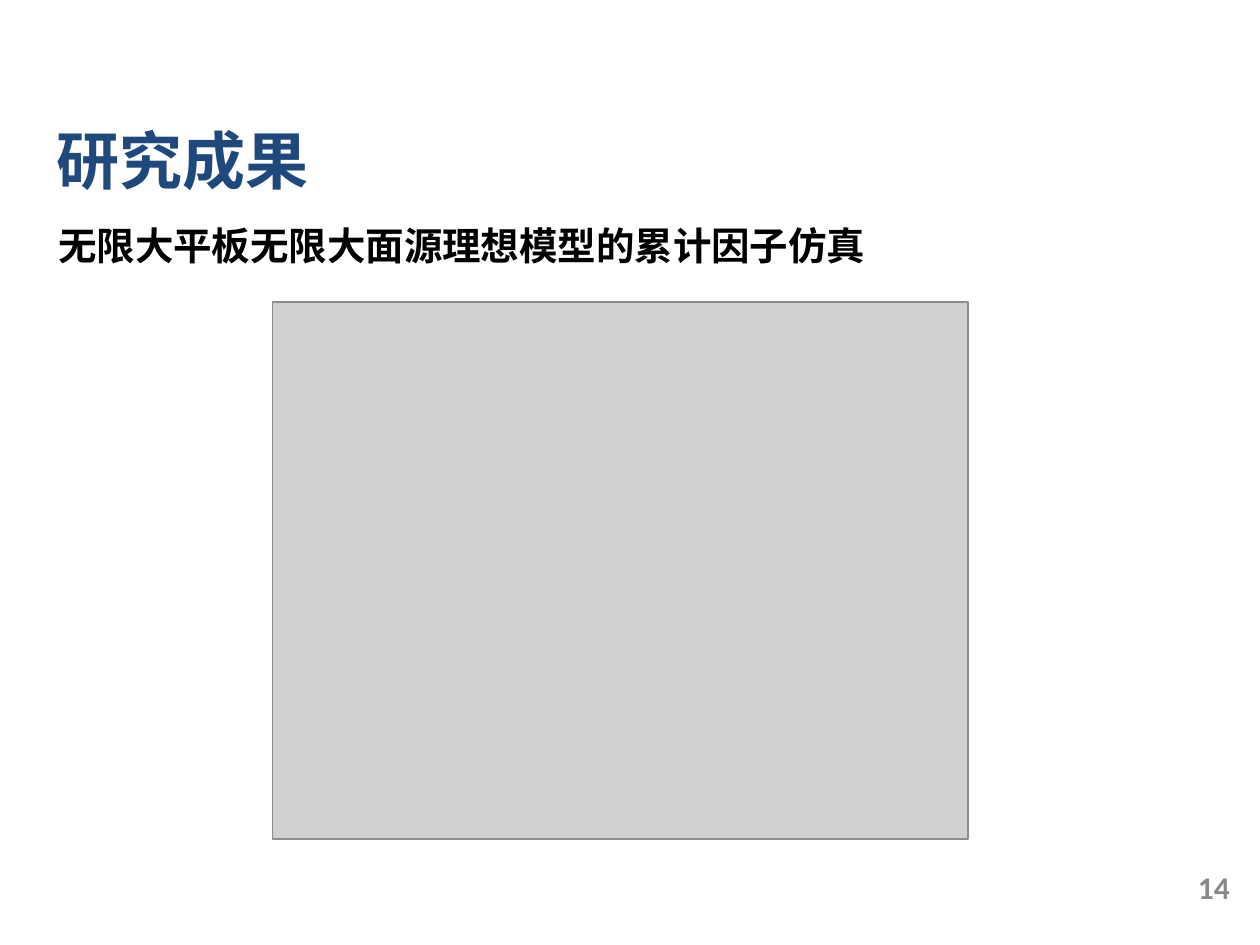
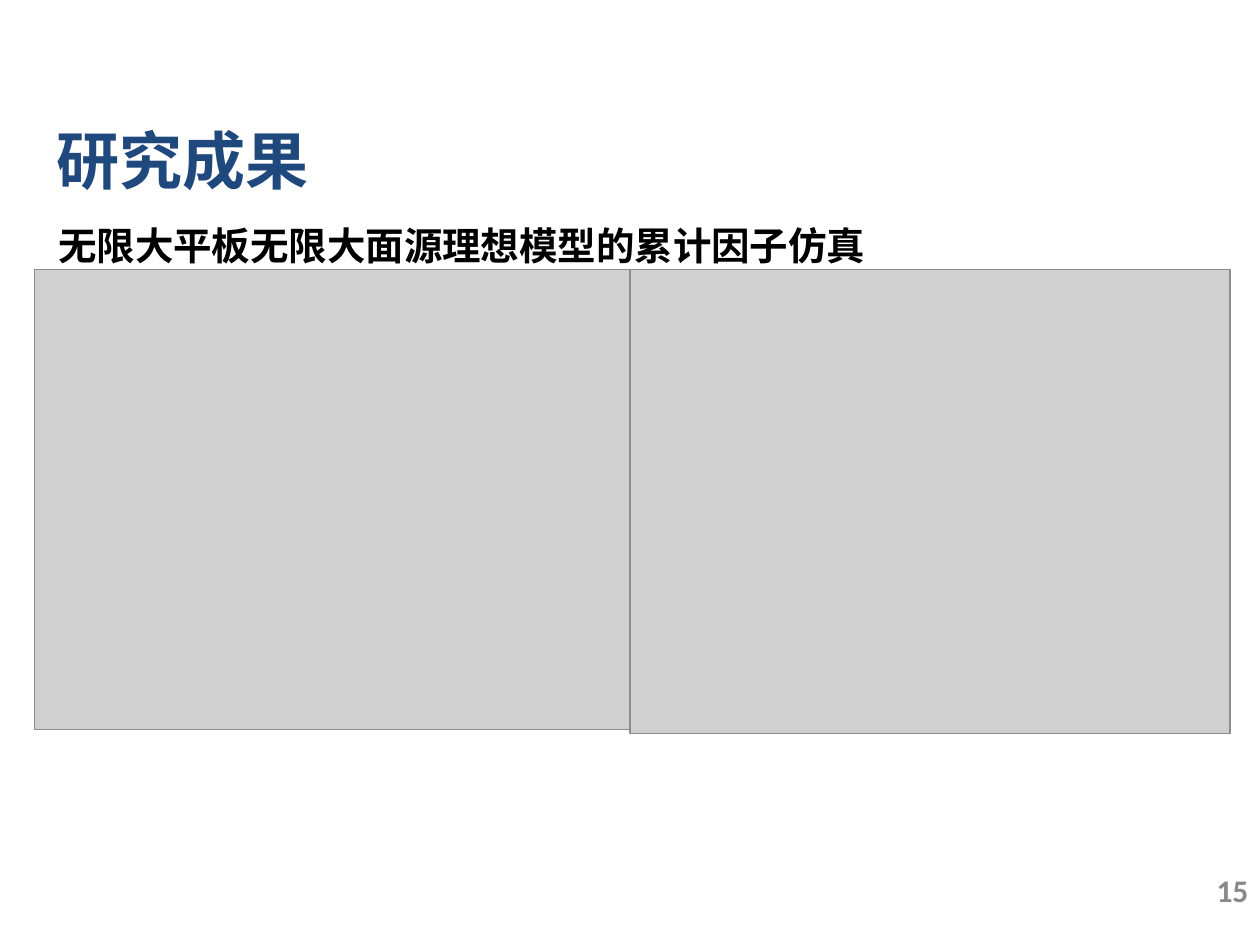
Before and after one commit to Apricot1024/GraduationProject, a slide deck: slide 15 of 2.中期/中期.pptx (slide 14 before the commit). Drawn at 1260x945 pixels with LibreOffice and Linux fonts; fonts in the diff are those of the drawing; grey boxes stand for pictures; background and template pictures are left out. Boxes give left, top, right and bottom in pixels: in the first picture for what was removed or moved away, otherwise in the second. Text is boxed around its words. In the diff, an @@ line names an element or a change of style, - is before the commit and + after.

```diff
--- a/2.中期/中期.pptx
+++ b/2.中期/中期.pptx
@@ picture added at (x1=35, y1=270, x2=630, y2=730) @@
@@ picture added at (x1=630, y1=270, x2=1230, y2=733) @@
@@ picture removed at (x1=273, y1=302, x2=969, y2=839) @@
@@ page number at (x1=1217, y1=881, x2=1249, y2=902): text changed @@
-14
+15
```
Also in this commit, not shown: 5 other slides changed, 1 slide added, 21 other files.
